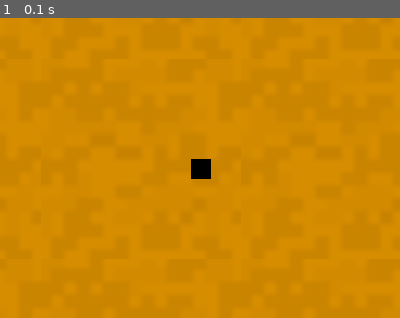
Above: before the commit, frame 1.
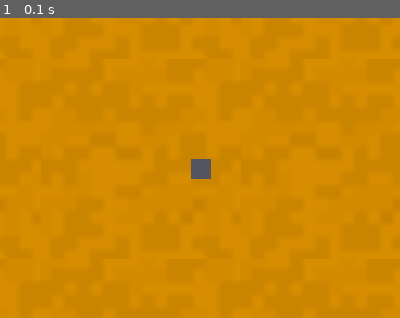
Above: after the commit, the same moment.

Repository: ztdnzunYT/Capstone-Project-2024
Game: pygame game, started from xzplore/test.py
Two runs of this game, one before a commit and one after it. Both use one fixed random seed, a clock stepped at 60 frames per second and the inputs below.
Inputs:
- Up to frame 1 (0.1 s): no input
The pictures show only the part of the screen within x 20-70%, y 26-76%; the shares and areas given below are measured in that part.

The runs differ from the first frame. In frame 1, 0.3% of the frame differs, in the area x 47-53%, y 47-54%.

Commit message:
Update test.py

Diff:
--- a/xzplore/test.py
+++ b/xzplore/test.py
@@ -32,7 +32,6 @@
         [0,0,0,0,0,0,0,0],
         [0,0,0,0,0,0,0,0],
         ])
-
 
     TILE_SIZE = 200
     def __init__(self,image):
@@ -74,7 +73,7 @@
             x,y = (row*Tile.TILE_SIZE)+Tile.world_x,(_*Tile.TILE_SIZE)+Tile.world_y
             screen.blit(orange_tile.surf,(x,y))
 
-    pygame.draw.rect(screen,(0,0,0),(350,300,20,20))
+    pygame.draw.rect(screen,(85,85,95),(350,300,20,20))
     # Update the display
     pygame.display.flip()
 
